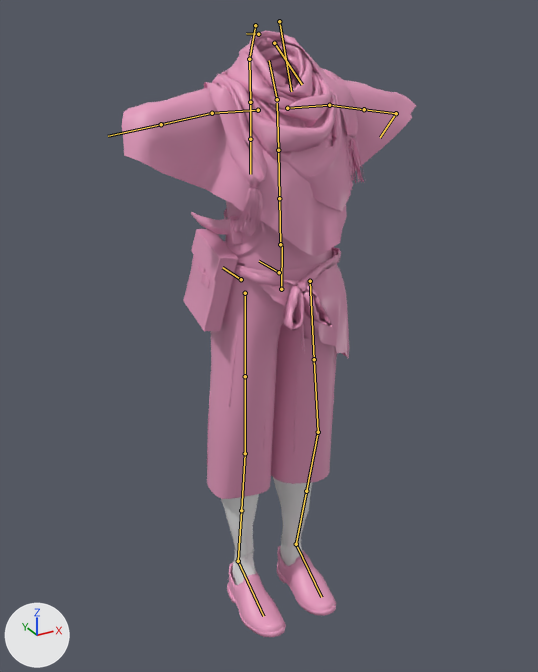
What one commit did to the FBX model Assets/Demos/Resources/Components/Characters/Felicity/Models/f_non_battle.fbx.
Before and after are seen from a 50 mm camera at (-0.783, -1.31, 1.467) aimed at (-0.022, 0.075, 0.775). Every picture has the same lights, and +X, +Y and +Z are marked at lower left. The older version comes first. Both versions are drawn at the pose saved in each file; the numbers are the values there. The bones that change, and the others that lie on the model, are drawn over the model as lines.

The first picture shows 'Scarf'.
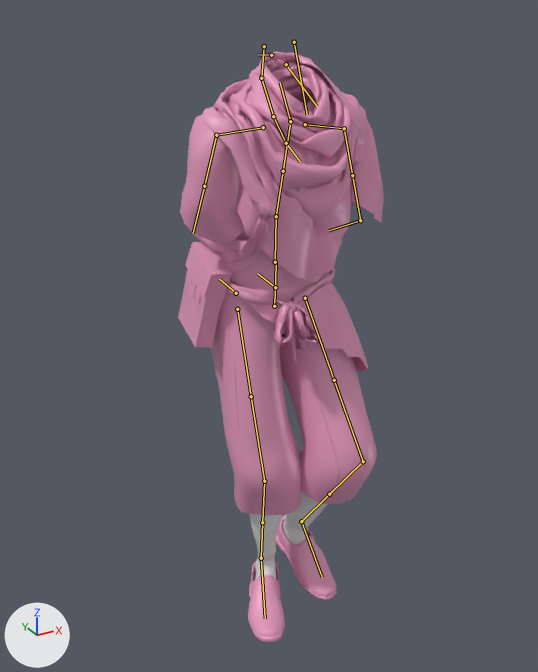
Changed parts and their boxes (x1, y1, x2, y2) in the pictures (538 x 672 px):
'Scarf', posed (30% narrower)
    before: (122, 30, 416, 637)
    after: (178, 52, 384, 642)
bone 'root.x', root to tip
    before: (281, 289) to (282, 246)
    after: (274, 306) to (276, 263)
bone 'thigh_stretch.l', root to tip
    before: (310, 281) to (314, 359)
    after: (305, 298) to (334, 380)
bone 'leg_stretch.l', root to tip
    before: (318, 432) to (306, 491)
    after: (363, 461) to (329, 494)
bone 'foot.l', root to tip
    before: (296, 544) to (321, 597)
    after: (301, 521) to (322, 577)
bone 'thigh_twist.l', root to tip
    before: (310, 281) to (314, 359)
    after: (305, 298) to (334, 380)
bone 'thigh_stretch.r', root to tip
    before: (245, 293) to (245, 376)
    after: (237, 309) to (251, 396)
bone 'leg_stretch.r', root to tip
    before: (245, 453) to (241, 510)
    after: (264, 481) to (262, 522)
bone 'foot.r', root to tip
    before: (238, 561) to (263, 616)
    after: (261, 558) to (265, 618)
bone 'leg_twist.r', root to tip
    before: (241, 510) to (238, 561)
    after: (262, 522) to (261, 558)
bone 'spine_01.x', root to tip
    before: (280, 244) to (279, 198)
    after: (275, 262) to (276, 216)
bone 'spine_02.x', root to tip
    before: (279, 198) to (278, 150)
    after: (276, 216) to (283, 171)
bone 'neck.x', root to tip
    before: (277, 99) to (269, 60)
    after: (290, 121) to (280, 82)
bone 'shoulder.r', root to tip
    before: (258, 110) to (212, 113)
    after: (263, 127) to (216, 135)
bone 'arm_stretch.r', root to tip
    before: (212, 113) to (161, 124)
    after: (216, 135) to (204, 186)
bone 'arm_twist.r', root to tip
    before: (212, 113) to (161, 124)
    after: (216, 135) to (204, 186)
bone 'shoulder.l', root to tip
    before: (287, 108) to (329, 105)
    after: (305, 124) to (344, 128)
bone 'arm_stretch.l', root to tip
    before: (329, 105) to (364, 109)
    after: (344, 128) to (352, 175)

What the commit changed:
Bone 'root.x' (bone_root_x) moves from (0.0, 0.0, 0.0) to (-2.6, -3.1, 1.5).
Bone 'root.x' (bone_root_x) turns from (0, 0, 0) to (2, -3, -1) degrees about its own x, y and z.
Bone 'thigh_stretch.l' (bone_thigh_stretch_l) turns from (0, 0, 0) to (-2, -7, -28) degrees about its own x, y and z.
Bone 'leg_stretch.l' (bone_leg_stretch_l) turns from (0, 0, 0) to (13, -11, 48) degrees about its own x, y and z.
Bone 'foot.l' (bone_foot_l) turns from (0, 0, 0) to (-3, 1, 0) degrees about its own x, y and z.
Bone 'thigh_twist.l' (bone_thigh_twist_l) turns from (0, 0, 0) to (0, 7, 0) degrees about its own x, y and z.
Bone 'thigh_stretch.r' (bone_thigh_stretch_r) turns from (0, 0, 0) to (-9, 6, 14) degrees about its own x, y and z.
Bone 'leg_stretch.r' (bone_leg_stretch_r) turns from (0, 0, 0) to (7, 12, -24) degrees about its own x, y and z.
Bone 'foot.r' (bone_foot_r) turns from (0, 0, 0) to (12, 5, -9) degrees about its own x, y and z.
Bone 'leg_twist.r' (bone_leg_twist_r) turns from (0, 0, 0) to (0, 9, 0) degrees about its own x, y and z.
Bone 'spine_01.x' (bone_spine_01_x) turns from (0, 0, 0) to (3, 2, 0) degrees about its own x, y and z.
Bone 'spine_02.x' (bone_spine_02_x) turns from (0, 0, 0) to (9, 8, -1) degrees about its own x, y and z.
Bone 'neck.x' (bone_neck_x) turns from (0, 0, 0) to (-17, -2, 1) degrees about its own x, y and z.
Bone 'shoulder.r' (bone_shoulder_r) moves from (0.0, 0.0, 0.0) to (0.2, 1.5, 0.4).
Bone 'shoulder.r' (bone_shoulder_r) turns from (0, 0, 0) to (-5, -1, -1) degrees about its own x, y and z.
Bone 'arm_stretch.r' (bone_arm_stretch_r) turns from (0, 0, 0) to (-41, -22, -46) degrees about its own x, y and z.
Bone 'arm_twist.r' (bone_arm_twist_r) turns from (0, 0, 0) to (0, -8, 0) degrees about its own x, y and z.
Bone 'shoulder.l' (bone_shoulder_l) moves from (0.0, 0.0, 0.0) to (-0.3, 2.1, 0.4).
Bone 'shoulder.l' (bone_shoulder_l) turns from (0, 0, 0) to (-7, 1, -2) degrees about its own x, y and z.
Bone 'arm_stretch.l' (bone_arm_stretch_l) turns from (0, 0, 0) to (-54, 13, 23) degrees about its own x, y and z.
